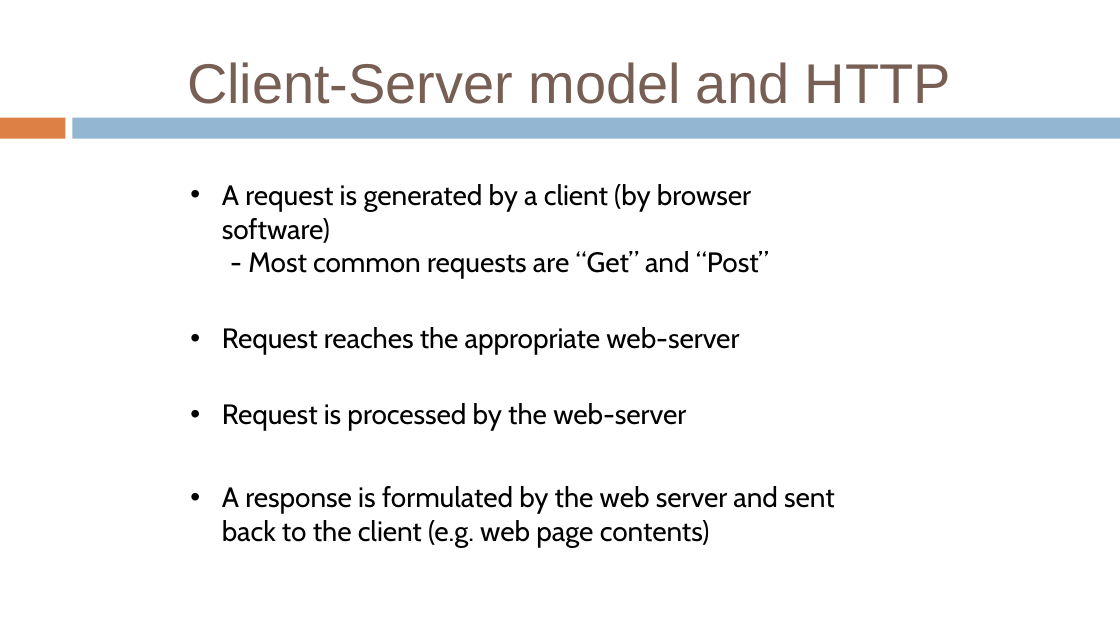
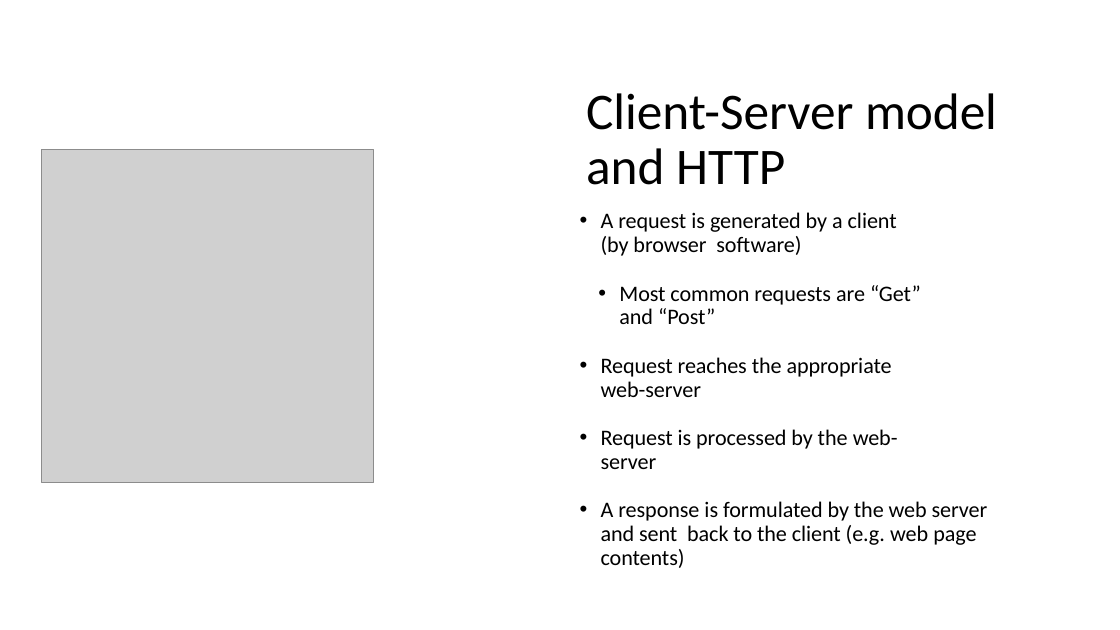
Before and after one commit to sudharsan2000/probot2020, a slide deck: slide 8 of Session PPTs/Seesion2 Node.pptx (slide 12 before the commit). Drawn at 1120x630 pixels with LibreOffice and Linux fonts; fonts in the diff are those of the drawing; grey boxes stand for pictures. Boxes give left, top, right and bottom in pixels: in the first picture for what was removed or moved away, otherwise in the second. Text is boxed around its words. In the diff, an @@ line names an element or a change of style, - is before the commit and + after.

```diff
--- a/Session PPTs/Seesion2 Node.pptx
+++ b/Session PPTs/Seesion2 Node.pptx
@@ title "Client-Server model and HTTP" moved from (x1=187, y1=62, x2=951, y2=104) to (x1=586, y1=93, x2=997, y2=185) @@
@@ title "Client-Server model and HTTP" at (x1=586, y1=93, x2=997, y2=185): size 48 to 44 pt, font Arial to Calibri, text colour #775F54 to #000000; alignment centre to left; line spacing 1 to 0.9; less space between paragraphs; vertical alignment top to middle @@
@@ freeform shape removed at (x1=0, y1=118, x2=66, y2=139) @@
@@ freeform shape removed at (x1=72, y1=118, x2=1120, y2=139) @@
@@ picture added at (x1=41, y1=150, x2=374, y2=482) @@
@@ text "A request is generated by ..." moved from (x1=222, y1=184, x2=835, y2=547) to (x1=601, y1=212, x2=988, y2=568) @@
@@ text "A request is generated by ..." at (x1=601, y1=212, x2=988, y2=568): vertical alignment top to middle @@
@@ text at (x1=601, y1=212, x2=988, y2=568): size 24 to 19 pt, font Cabin to Calibri in "A request is generated by a client ...", "Request reaches the appropriate web-server", "Request is processed by the web-server", "A response is formulated by the web ..."; indent changed; line spacing 1 to 0.9 @@
@@ text at (x1=619, y1=285, x2=921, y2=324): text changed; size 24 to 19 pt; font Cabin to Calibri @@
-- Most common requests are “Get” and “Post”
+• Most common requests are “Get” and “Post”
```
Also in this commit, not shown: 10 other slides changed, 13 slides added, 7 slides removed, 1 other file.
